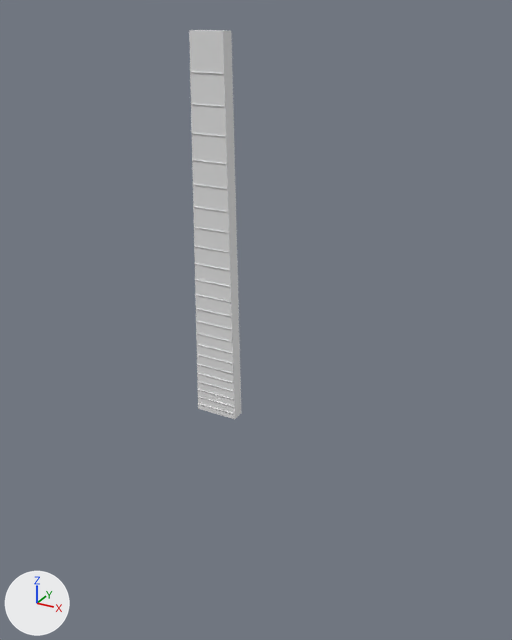
Renders of the Blender file guitar-explorer/guitar.blend from each side of a commit.
Before and after are seen from a camera (50 mm lens) standing at (2.11, -5.53, 1.77) and looking at (0.13, -1.92, -0.04). Every picture has the same lights, and +X, +Y and +Z are marked at lower left.

The first picture shows 'Fret_1', 'Fret_4', 'Fret_6', 'Fret_9', 'Neck'.
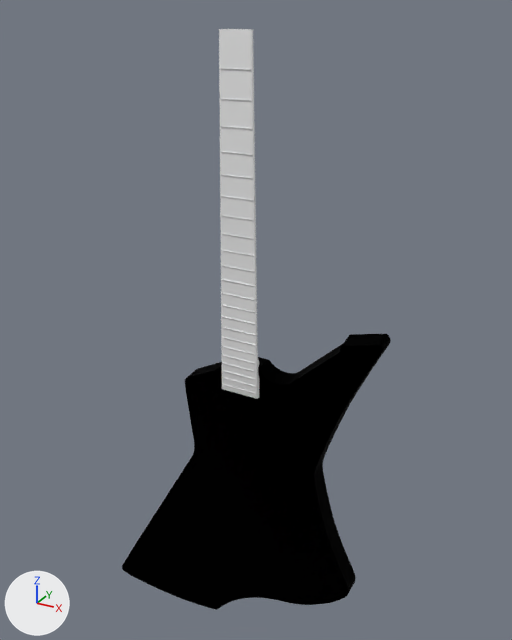
Location of each change, (x1, y1, x2, y2) in pixels of the pictures (512 x 640 px):
'Body', shown (black)
    after: (122, 334, 391, 610)
'Neck', reshaped, moved
    before: (189, 30, 242, 419)
    after: (219, 29, 260, 399)
'Fret_6', moved
    before: (193, 206, 228, 212)
    after: (220, 195, 254, 201)
'Fret_9', moved
    before: (195, 263, 230, 271)
    after: (221, 249, 255, 256)
'Fret_4', moved
    before: (192, 159, 227, 164)
    after: (220, 151, 253, 155)
'Fret_2', moved
    before: (191, 103, 225, 107)
    after: (220, 98, 252, 101)
'Fret_3', moved
    before: (192, 133, 226, 137)
    after: (220, 125, 253, 129)
'Fret_1', moved
    before: (190, 71, 224, 74)
    after: (220, 68, 252, 70)
part 1 of me_cube_001, built on
    before: (189, 30, 242, 419)
    after: (219, 29, 260, 399)

Patch to the scene script:
```diff
--- a/guitar-explorer/guitar.blend.py
+++ b/guitar-explorer/guitar.blend.py
@@ me_cube_001 @@
 # used by ob_neck; location = (0.122, -2.356, 0.441); scale = (0.102, 0.04, 0.234)
-me_cube_001.from_pydata(...)  # 8 vertices, 6 faces; spans x -1.3..1.25, y -1.0..1.0, z -3.92..5.25
+me_cube_001.from_pydata(...)  # 79 vertices, 75 faces; spans x -1.3..1.28, y -1.02..1.21, z -3.92..5.25
+# me_cube_001 part 1: 3 vertices moved from x -1.3..1.25, y 1.0, z -3.92..5.25 to x -1.26..1.25, y -1.0..1.21, z -3.92..5.25; 2 vertices removed from x -0.99, y -1.0..1.0, z 5.25; 73 vertices added at x -1.3..1.28, y -1.02..1.21, z -3.92..5.25
+# me_cube_001 part 2: the surface is now shaded smooth
@@ ob_body @@
 ob_body.scale = (0.328, -0.0658, 0.328)
-ob_body.hide_set(True)
@@ ob_neck @@
 ob_neck = bpy.data.objects.new('Neck', me_cube_001)
-ob_neck.location = (0.122, -2.356, 0.441)
+ob_neck.location = (0.122, -2.078, 0.441)
 ob_neck.scale = (0.102, 0.04, 0.234)
@@ ob_fret_9 @@
 ob_fret_9 = bpy.data.objects.new('Fret_9', me_cylinder_005)
-ob_fret_9.location = (0.103, -2.398, 0.464)
+ob_fret_9.location = (0.103, -2.12, 0.464)
 ob_fret_9.rotation_euler = (0.0, -1.571, 0.0)  # degrees (0, -90, 0)
@@ ob_fret_6 @@
 ob_fret_6 = bpy.data.objects.new('Fret_6', me_cylinder_008)
-ob_fret_6.location = (0.103, -2.398, 0.788)
+ob_fret_6.location = (0.103, -2.12, 0.788)
 ob_fret_6.rotation_euler = (0.0, -1.571, 0.0)  # degrees (0, -90, 0)
@@ ob_fret_4 @@
 ob_fret_4 = bpy.data.objects.new('Fret_4', me_cylinder_010)
-ob_fret_4.location = (0.103, -2.398, 1.038)
+ob_fret_4.location = (0.103, -2.12, 1.038)
 ob_fret_4.rotation_euler = (0.0, -1.571, 0.0)  # degrees (0, -90, 0)
@@ ob_fret_3 @@
 ob_fret_3 = bpy.data.objects.new('Fret_3', me_cylinder_011)
-ob_fret_3.location = (0.103, -2.398, 1.176)
+ob_fret_3.location = (0.103, -2.12, 1.176)
 ob_fret_3.rotation_euler = (0.0, -1.571, 0.0)  # degrees (0, -90, 0)
@@ ob_fret_2 @@
 ob_fret_2 = bpy.data.objects.new('Fret_2', me_cylinder_012)
-ob_fret_2.location = (0.103, -2.398, 1.321)
+ob_fret_2.location = (0.103, -2.12, 1.321)
 ob_fret_2.rotation_euler = (0.0, -1.571, 0.0)  # degrees (0, -90, 0)
@@ ob_fret_1 @@
 ob_fret_1 = bpy.data.objects.new('Fret_1', me_cylinder_013)
-ob_fret_1.location = (0.096, -2.398, 1.476)
+ob_fret_1.location = (0.096, -2.12, 1.476)
 ob_fret_1.rotation_euler = (0.0, -1.571, 0.0)  # degrees (0, -90, 0)
```
